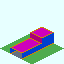
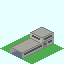
Revision of a layered w=64, h=64 image; what changed, layer by layer:
painted on "Base_Plate_1x1.png" over box(10, 27, 54, 59)
